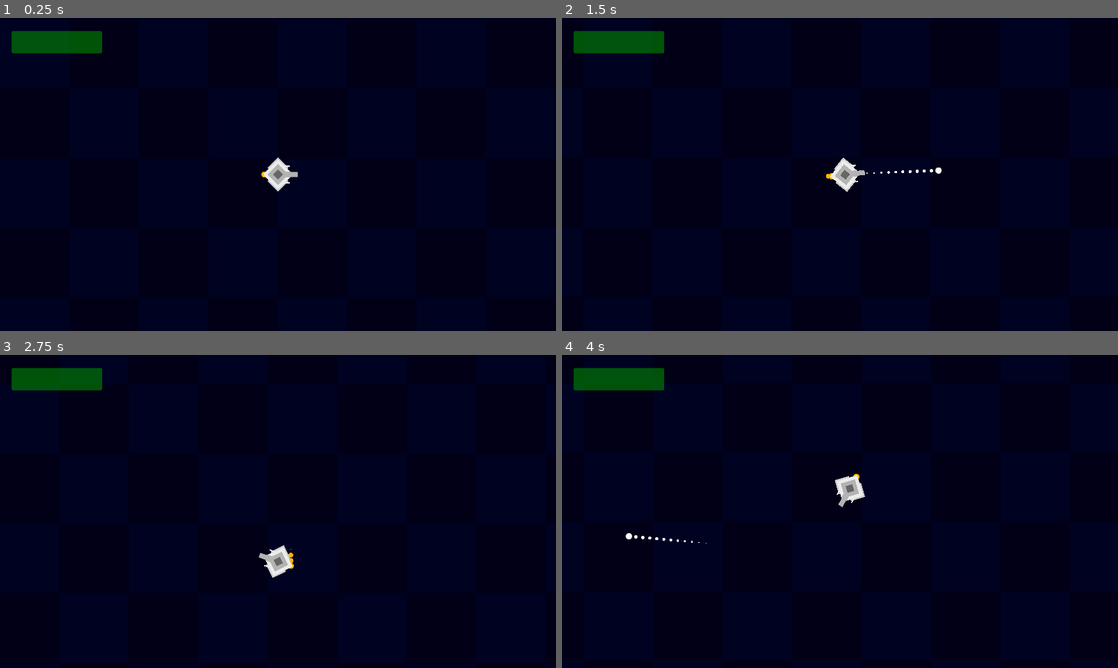
Above: before the commit, frames 1-4 (two rows, left to right).
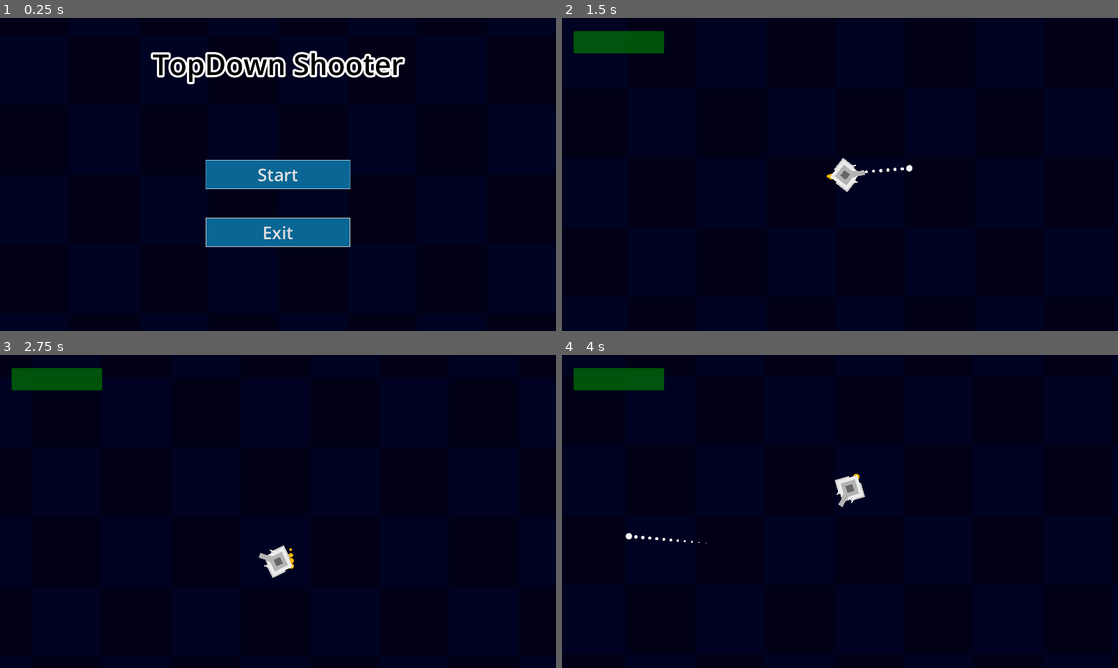
Above: after the commit, the same moments.

Repository: AgentMatthy/TOPDOWNDEMO
Game: Godot game, scene res://Scenes/menu.tscn
The game is run twice, just before and just after one commit, with the same random seed, the same clock (stepped at 60 frames per second) and the same inputs. Before the commit the project starts from res://Scenes/main.tscn.
Inputs (mouse positions are in pixels of both pictures, inside the frame that each line leads up to):
- Up to frame 1 (0.25 s): no input
- Up to frame 2 (1.5 s): click (840, 174) at 0.5 s, where only the run after the commit has a clickable "Start"; move the mouse to (962, 158) at 1.27 s; press the mouse at (962, 158) at 1.28 s; hold D (right) from 1.28 s (still down)
- Up to frame 3 (2.75 s): move the mouse to (166, 527) at 2.02 s; release D (right) at 2.03 s; release the mouse at (166, 527) at 2.03 s; hold S (down) from 2.03 s (still down); tap Shift (shift) at 2.1 s
- Up to frame 4 (4 s): move the mouse to (895, 442) at 2.77 s; release S (down) at 2.78 s; hold D (right) 2.78-3.53 s; tap Space (space) at 2.85 s; move the mouse to (812, 574) at 3.52 s; hold W (up) from 3.53 s (still down); click (812, 574) at 3.6 s

The runs differ from the first frame. In frame 1, 8.3% of the frame differs, in the area x 2-73%, y 4-74%; in frame 2, 0.1%; in frame 3, less than 0.1%; in frame 4, less than 0.1%.

Commit message:
menü
Pár változtatás, mint például hogy amint elindul a game ne lehessen lőni egy pár mp-ig, Fő menü alakítgatása

Diff:
--- /dev/null
+++ b/Scenes/menu.gd
@@ -0,0 +1,19 @@
+class_name menu
+extends Control
+
+#button
+@onready var startButton = $MarginContainer/HBoxContainer/VBoxContainer/startButton as Button
+@onready var exitButton = $MarginContainer/HBoxContainer/VBoxContainer/exitButton as Button
+
+@onready var startLevel = preload("res://Scenes/main.tscn") as PackedScene
+
+func _ready():
+	startButton.button_down.connect(on_start_pressed)
+	exitButton.button_down.connect(on_exit_pressed)
+
+
+func on_start_pressed() -> void:
+	get_tree().change_scene_to_packed(startLevel)
+
+func on_exit_pressed() -> void:
+	get_tree().quit()
--- /dev/null
+++ b/Scenes/menu.tscn
@@ -0,0 +1,104 @@
+[gd_scene load_steps=6 format=3 uid="uid://cvae57b1i8e25"]
+
+[ext_resource type="Texture2D" uid="uid://wwe2u05h1nc5" path="res://Sprites/background.svg" id="1_4hv2n"]
+[ext_resource type="Script" path="res://Scenes/menu.gd" id="1_jb8cf"]
+
+[sub_resource type="SystemFont" id="SystemFont_fqd6h"]
+font_names = PackedStringArray("Impact")
+
+[sub_resource type="StyleBoxFlat" id="StyleBoxFlat_d5wk7"]
+bg_color = Color(0.0352941, 0.4, 0.584314, 1)
+border_width_left = 2
+border_width_top = 2
+border_width_right = 2
+border_width_bottom = 2
+border_color = Color(1, 1, 1, 1)
+border_blend = true
+
+[sub_resource type="StyleBoxFlat" id="StyleBoxFlat_wtel5"]
+bg_color = Color(0.0352941, 0.4, 0.584314, 1)
+border_width_left = 2
+border_width_top = 2
+border_width_right = 2
+border_width_bottom = 2
+
+[node name="Menu" type="Control"]
+layout_mode = 3
+anchors_preset = 0
+offset_right = 1920.0
+offset_bottom = 1080.0
+script = ExtResource("1_jb8cf")
+
+[node name="TextureRect" type="TextureRect" parent="."]
+layout_mode = 1
+anchors_preset = 15
+anchor_right = 1.0
+anchor_bottom = 1.0
+grow_horizontal = 2
+grow_vertical = 2
+texture = ExtResource("1_4hv2n")
+
+[node name="MarginContainer" type="MarginContainer" parent="."]
+layout_mode = 1
+anchors_preset = 15
+anchor_right = 1.0
+anchor_bottom = 1.0
+grow_horizontal = 2
+grow_vertical = 2
+theme_override_constants/margin_left = 20
+theme_override_constants/margin_top = 20
+theme_override_constants/margin_right = 20
+theme_override_constants/margin_bottom = 20
+
+[node name="VBoxContainer" type="VBoxContainer" parent="MarginContainer"]
+layout_mode = 2
+theme_override_constants/separation = 70
+
+[node name="Separator" type="Control" parent="MarginContainer/VBoxContainer"]
+layout_mode = 2
+
+[node name="Label" type="Label" parent="MarginContainer/VBoxContainer"]
+layout_mode = 2
+theme_override_colors/font_color = Color(0, 0, 0, 1)
+theme_override_colors/font_shadow_color = Color(1, 1, 1, 1)
+theme_override_colors/font_outline_color = Color(1, 1, 1, 1)
+theme_override_constants/shadow_offset_x = 0
+theme_override_constants/shadow_offset_y = 0
+theme_override_constants/outline_size = 30
+theme_override_constants/shadow_outline_size = 5
+theme_override_font_sizes/font_size = 100
+text = "TopDown Shooter
+"
+horizontal_alignment = 1
+vertical_alignment = 1
+
+[node name="HBoxContainer" type="HBoxContainer" parent="MarginContainer"]
+layout_mode = 2
+alignment = 1
+
+[node name="VBoxContainer" type="VBoxContainer" parent="MarginContainer/HBoxContainer"]
+layout_mode = 2
+theme_override_constants/separation = 100
+alignment = 1
+
+[node name="Separator2" type="Control" parent="MarginContainer/HBoxContainer/VBoxContainer"]
+layout_mode = 2
+
+[node name="Separator3" type="Control" parent="MarginContainer/HBoxContainer/VBoxContainer"]
+layout_mode = 2
+
+[node name="startButton" type="Button" parent="MarginContainer/HBoxContainer/VBoxContainer"]
+custom_minimum_size = Vector2(500, 100)
+layout_mode = 2
+theme_override_fonts/font = SubResource("SystemFont_fqd6h")
+theme_override_font_sizes/font_size = 60
+theme_override_styles/normal = SubResource("StyleBoxFlat_d5wk7")
+text = "Start"
+
+[node name="exitButton" type="Button" parent="MarginContainer/HBoxContainer/VBoxContainer"]
+custom_minimum_size = Vector2(500, 100)
+layout_mode = 2
+theme_override_fonts/font = SubResource("SystemFont_fqd6h")
+theme_override_font_sizes/font_size = 60
+theme_override_styles/normal = SubResource("StyleBoxFlat_wtel5")
+text = "Exit"
--- a/Scripts/CharacterBody2D.gd
+++ b/Scripts/CharacterBody2D.gd
@@ -3,18 +3,20 @@
 var movespeed = 80
 var bulletspeed = 1500
 var bullet = preload("res://Scenes/BULLET.tscn")
-var bullet_cooldown = 0
+var bullet_cooldown = 50
 var default_bullet_cooldown = 20
 var recoil = 400
 var direction = Vector2(0, 0)
 var speed = 10
 
+#dash
 var dash_cooldown = 0
 var dash_charge = 0
 var default_dash_charge = 16
 var default_dash_cooldown = 80
 var dash_speed = 3000
 
+#quick dash
 var dash_cooldown_q = 0
 var dash_charge_q = 0
 var default_dash_cooldown_q = 50
--- a/project.godot
+++ b/project.godot
@@ -11,7 +11,7 @@
 [application]
 
 config/name="TOPDOWN DEMO"
-run/main_scene="res://Scenes/main.tscn"
+run/main_scene="res://Scenes/menu.tscn"
 config/features=PackedStringArray("4.2", "Forward Plus")
 config/icon="res://icon.svg"
 
